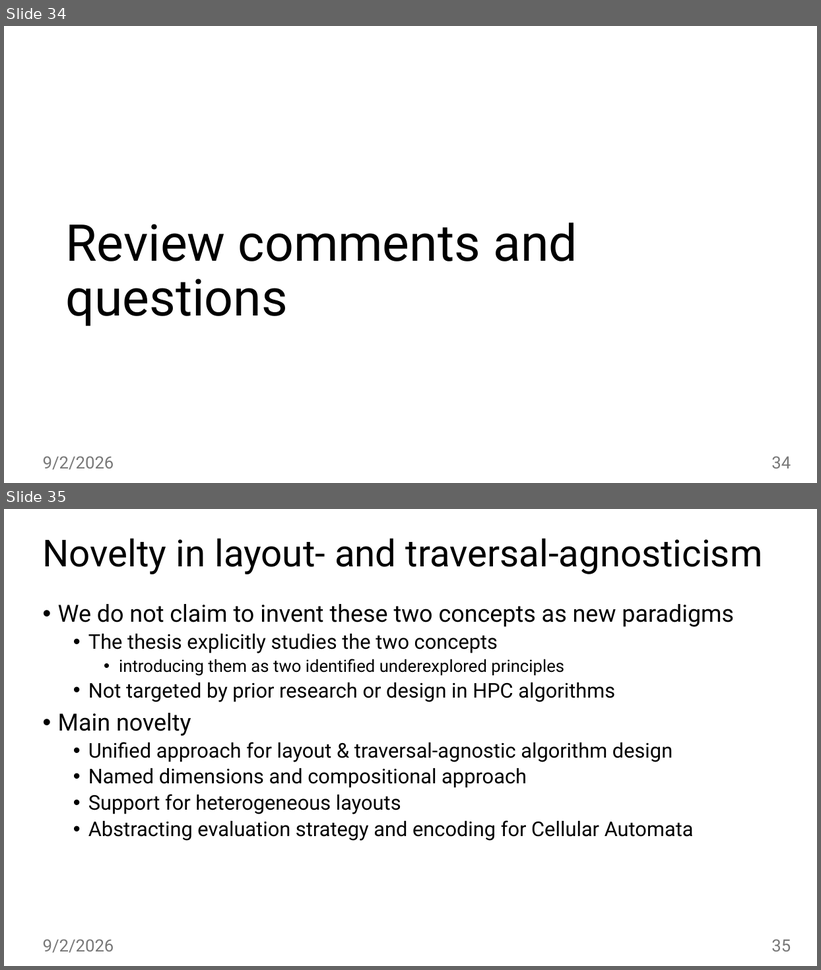
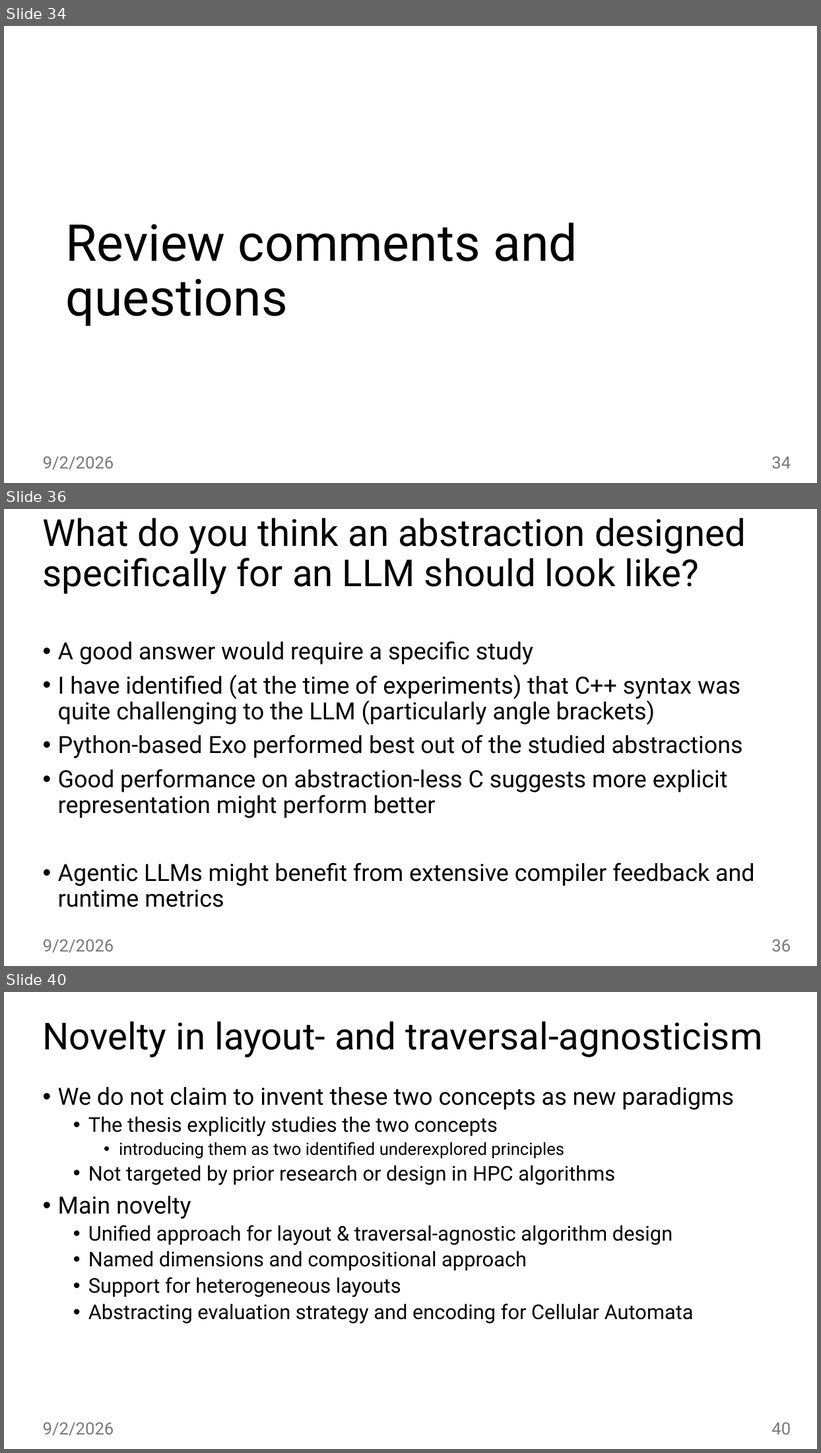
Before and after one commit to jiriklepl/phd-thesis, a slide deck: slides/Optimizing Memory Layouts and Traversal Orders in High-Performance Computing.pptx. Shown one above the other, each under a label of ours: slides 34 and 35 before the commit, slides 34, 36 and 40 after it; the slides between them are not shown. The pictures are 821x970 and 821x1453 pixels, drawn with LibreOffice and Linux fonts; fonts in the diff are those of the drawing. Boxes give left, top, right and bottom in pixels: in the first picture for what was removed or moved away, otherwise in the second. Text is boxed around its words. In the diff, an @@ line names an element or a change of style, - is before the commit and + after.

```diff
--- a/slides/Optimizing Memory Layouts and Traversal Orders in High-Performance Computing.pptx
+++ b/slides/Optimizing Memory Layouts and Traversal Orders in High-Performance Computing.pptx
@@ slide 36 added at <box>4,509,817,966</box>, background #FFFFFF @@
@@ title added at <box>43,518,746,594</box>, 44 pt, text #000000 @@
+What do you think an abstraction designed specifically for an LLM should look like?
@@ text added at <box>58,641,755,908</box>, 28 pt, text #000000 @@
+• A good answer would require a specific study
+• I have identified (at the time of experiments) that C++ syntax was quite challenging to the LLM (particularly angle brackets)
+• Python-based Exo performed best out of the studied abstractions
+• Good performance on abstraction-less C suggests more explicit representation might perform better
+• Agentic LLMs might benefit from extensive compiler feedback and runtime metrics
@@ text added at <box>43,939,114,953</box>, 20 pt, text #797979 @@
+9/2/2026
@@ page number added at <box>772,939,791,952</box>, 20 pt, text #797979 @@
+36
@@ what was slide 35 is now slide 40 @@
@@ page number at <box>772,1422,791,1435</box>: text changed @@
-35
+40
```
Also in this commit, not shown: 4 other slides added.
